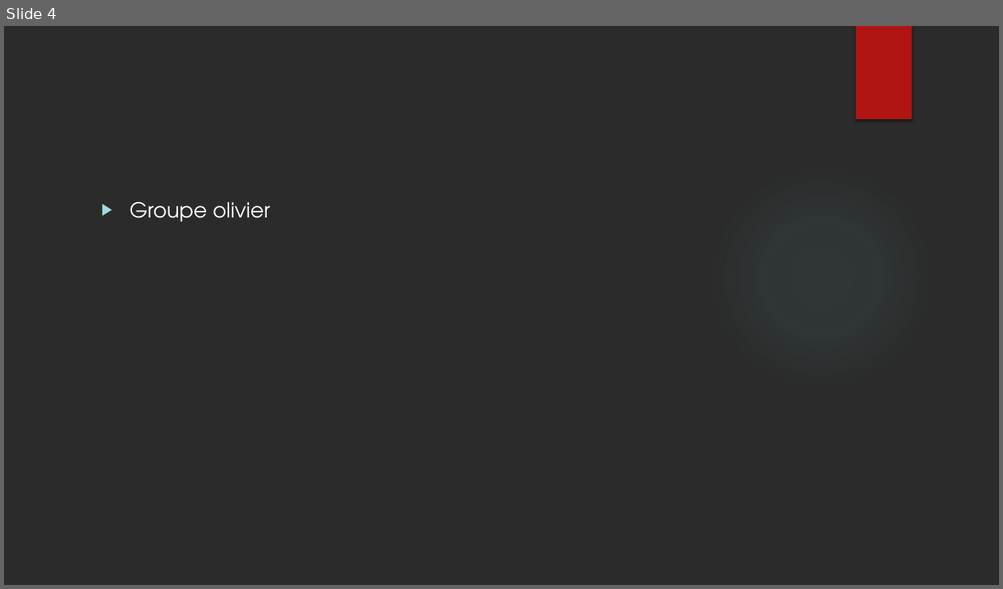
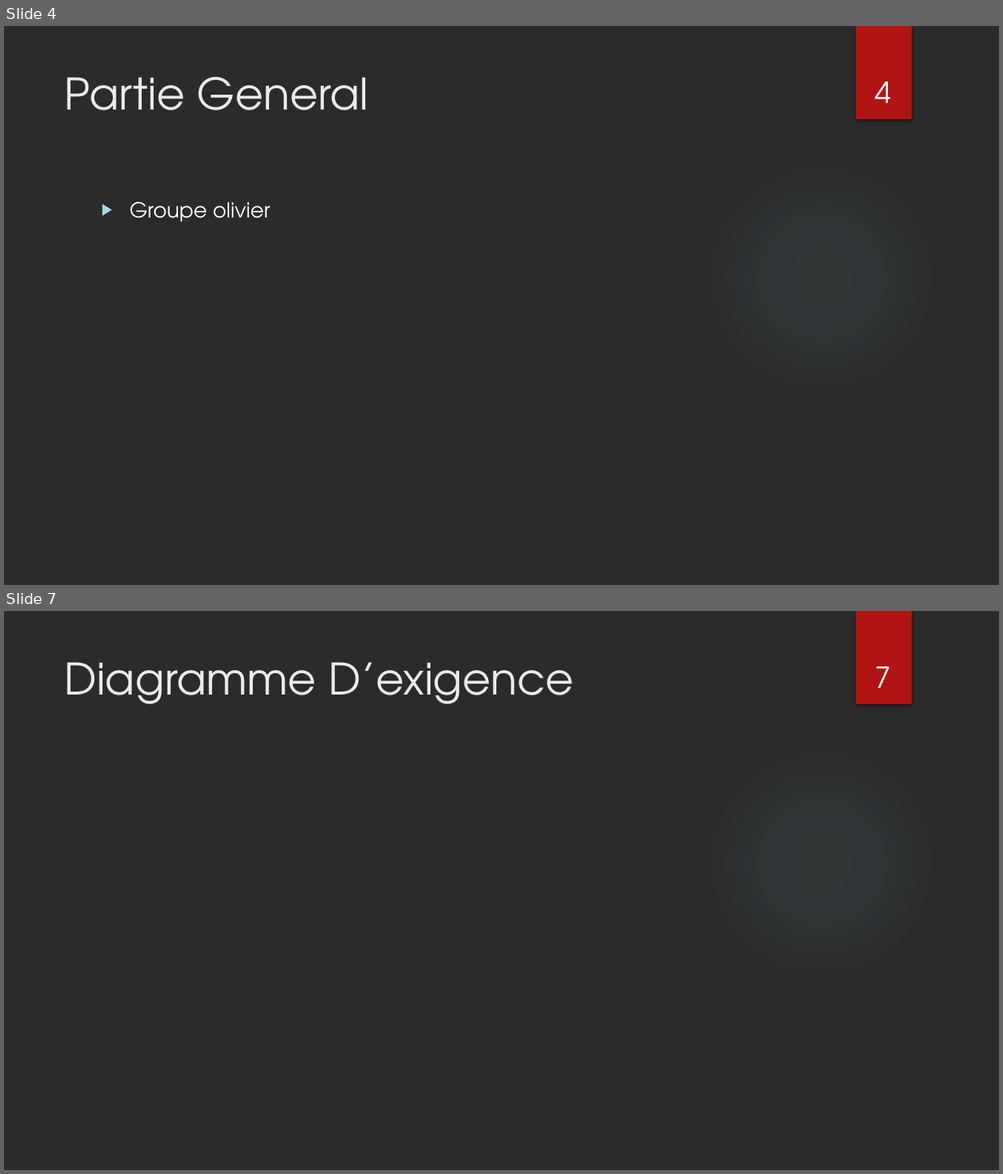
Before and after one commit to lucasminaud/projet_sfl5_serre_automatique, a slide deck: Partie personnelle Lucas MINAUD/Projet SFL5 revue 2.pptx. Shown one above the other, each under a label of ours: slide 4 before the commit, slides 4 and 7 after it; the slides between them are not shown. The pictures are 1003x589 and 1003x1174 pixels, drawn with LibreOffice and Linux fonts; fonts in the diff are those of the drawing; background and template pictures are left out; a plain dark background stands for a picture behind light text. Boxes give left, top, right and bottom in pixels: in the first picture for what was removed or moved away, otherwise in the second. Text is boxed around its words. In the diff, an @@ line names an element or a change of style, - is before the commit and + after.

```diff
--- a/Partie personnelle Lucas MINAUD/Projet SFL5 revue 2.pptx
+++ b/Partie personnelle Lucas MINAUD/Projet SFL5 revue 2.pptx
@@ slide 7 added at (4, 611, 999, 1170), background picture (left out); not listed: 2 template elements that a slide beside it also shows @@
@@ title added at (64, 662, 573, 704), 42 pt, text #EBEBEB @@
+Diagramme D’exigence
@@ page number added at (875, 667, 891, 688), 28 pt, text #FFFFFF @@
+7
@@ slide 4 changed as well @@
@@ title added at (64, 77, 368, 110), 42 pt, text #EBEBEB @@
+Partie General
@@ page number added at (875, 82, 891, 103), 28 pt, text #FFFFFF @@
+4
```
Also in this commit, not shown: 3 other slides changed, 10 other slides added, 1 slide removed, 2 other files.
